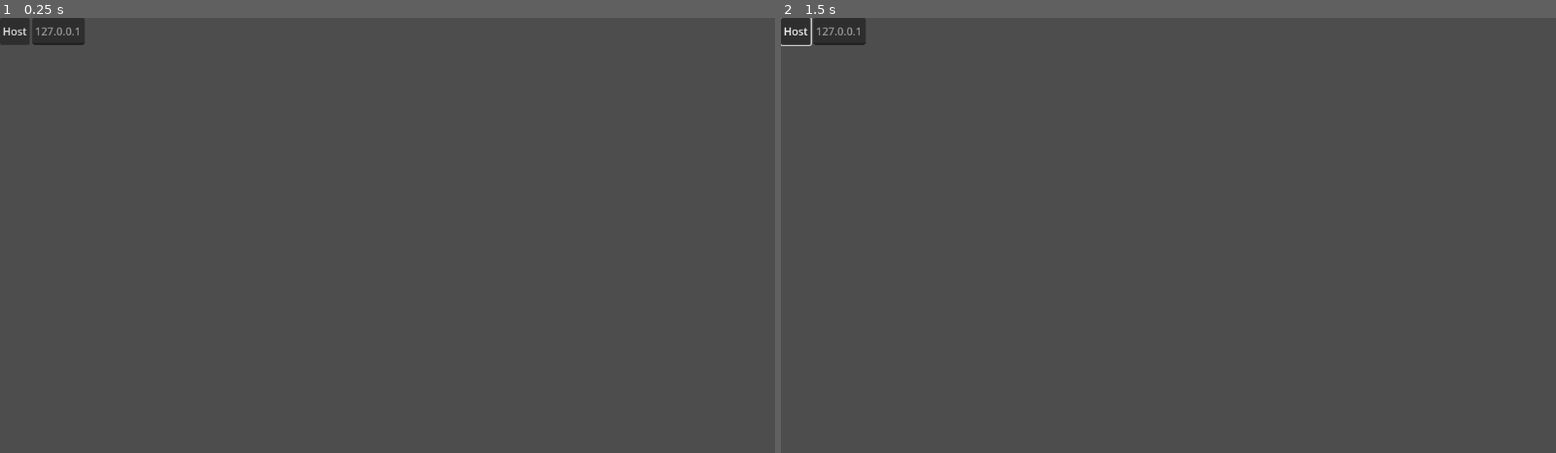
Above: before the commit, frames 1-2 (left to right).
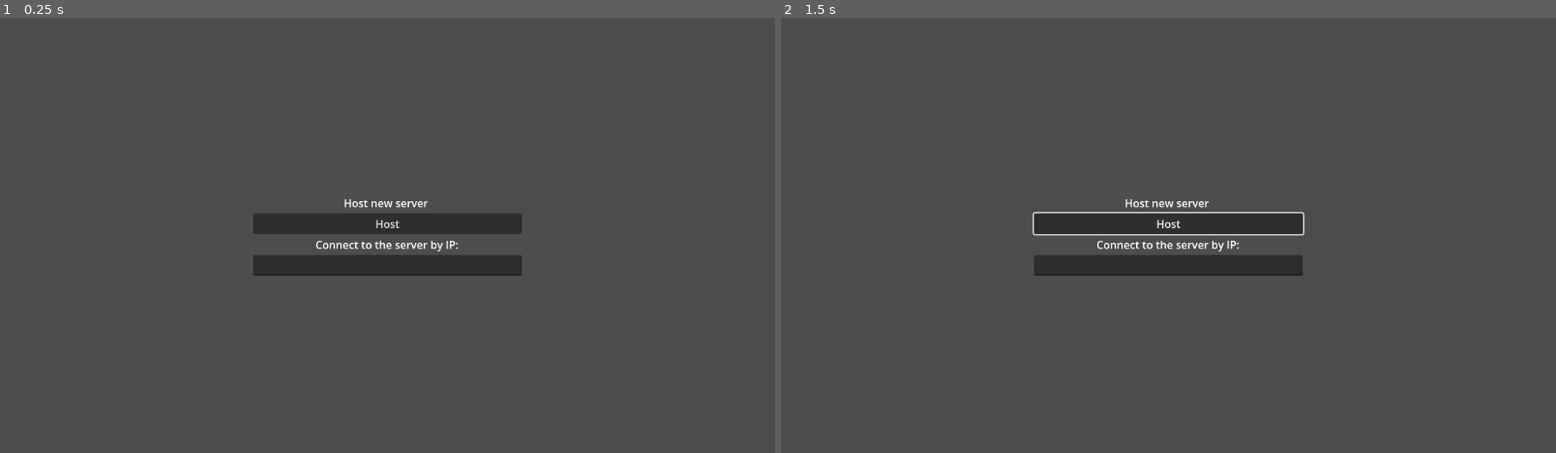
Above: after the commit, the same moments.

Repository: rshchekotov/MazeShiftMayhem
Game: Godot game, scene res://Scenes/main.tscn
Same seed, same stepped clock (60 frames per second), same inputs: the game is played once before the commit and once after it.
Inputs (mouse positions are in pixels of both pictures, inside the frame that each line leads up to):
- Up to frame 1 (0.25 s): no input
- Up to frame 2 (1.5 s): click "Host" at 0.5 s; move the mouse to (1339, 213) at 1.27 s; hold D (player_right) from 1.28 s (still down); click (1339, 213) at 1.42 s

The runs differ from the first frame. In frame 1, 4.1% of the frame differs, in the area x 0-68%, y 0-60%; in frame 2, 4.5%.

Commit message:
add structure to save and load player stettings
-saving last used IP adress as a in the ServerIP Script bound to the LineEdit component
-change the Host starting menu

Diff:
--- /dev/null
+++ b/SaveSystem/Saves/multiplayer_settings.json
@@ -0,0 +1 @@
+{"filename":"/root/Main/MultiplayerCore/UI_Connection_Setup/HBoxContainer/VBoxContainer/ServerIP","placeholder_text":""}
--- /dev/null
+++ b/SaveSystem/Scripts/ServerIP.gd
@@ -0,0 +1,5 @@
+extends LineEdit
+
+func save():
+	return {"filename": get_path(),
+			"placeholder_text": placeholder_text}
--- a/Scenes/multiplayer_core.tscn
+++ b/Scenes/multiplayer_core.tscn
@@ -1,6 +1,7 @@
-[gd_scene load_steps=2 format=3 uid="uid://c40m48xtaats7"]
+[gd_scene load_steps=3 format=3 uid="uid://c40m48xtaats7"]
 
 [ext_resource type="Script" path="res://Scripts/multiplayer_core.gd" id="1_5ckvb"]
+[ext_resource type="Script" path="res://SaveSystem/Scripts/ServerIP.gd" id="2_g2rbe"]
 
 [node name="MultiplayerCore" type="Node"]
 process_mode = 3
@@ -22,28 +23,62 @@
 spawn_path = NodePath("../Level")
 spawn_limit = 1
 
-[node name="UI" type="Control" parent="."]
+[node name="UI_Connection_Setup" type="Control" parent="."]
 process_mode = 3
 layout_mode = 3
-anchors_preset = 0
-offset_right = 40.0
-offset_bottom = 40.0
+anchors_preset = 15
+anchor_right = 1.0
+anchor_bottom = 1.0
+grow_horizontal = 2
+grow_vertical = 2
 mouse_filter = 2
 
-[node name="HBoxContainer" type="HBoxContainer" parent="UI"]
-layout_mode = 0
-offset_right = 40.0
-offset_bottom = 40.0
+[node name="HBoxContainer" type="HBoxContainer" parent="UI_Connection_Setup"]
+layout_mode = 1
+anchors_preset = 15
+anchor_right = 1.0
+anchor_bottom = 1.0
+grow_horizontal = 2
+grow_vertical = 2
 mouse_filter = 2
+alignment = 1
 
-[node name="Host" type="Button" parent="UI/HBoxContainer"]
+[node name="-------------" type="Panel" parent="UI_Connection_Setup/HBoxContainer"]
+modulate = Color(1, 1, 1, 0)
+layout_mode = 2
+size_flags_horizontal = 3
+
+[node name="VBoxContainer" type="VBoxContainer" parent="UI_Connection_Setup/HBoxContainer"]
+custom_minimum_size = Vector2(400, 0)
+layout_mode = 2
+size_flags_horizontal = 3
+mouse_filter = 2
+alignment = 1
+
+[node name="Host_Creation_Text" type="Label" parent="UI_Connection_Setup/HBoxContainer/VBoxContainer"]
+layout_mode = 2
+text = "Host new server "
+horizontal_alignment = 1
+
+[node name="Host" type="Button" parent="UI_Connection_Setup/HBoxContainer/VBoxContainer"]
 layout_mode = 2
 text = "Host"
 
-[node name="ServerIP" type="LineEdit" parent="UI/HBoxContainer"]
+[node name="Label2" type="Label" parent="UI_Connection_Setup/HBoxContainer/VBoxContainer"]
 layout_mode = 2
-placeholder_text = "127.0.0.1"
+text = "Connect to the server by IP:
+"
+horizontal_alignment = 1
+
+[node name="ServerIP" type="LineEdit" parent="UI_Connection_Setup/HBoxContainer/VBoxContainer" groups=["multiplayer_settings"]]
+layout_mode = 2
 expand_to_text_length = true
+script = ExtResource("2_g2rbe")
 
-[connection signal="pressed" from="UI/HBoxContainer/Host" to="." method="_on_host_pressed"]
-[connection signal="text_submitted" from="UI/HBoxContainer/ServerIP" to="." method="_on_server_ip_text_submitted"]
+[node name="-------------2" type="Panel" parent="UI_Connection_Setup/HBoxContainer"]
+modulate = Color(1, 1, 1, 0)
+layout_mode = 2
+size_flags_horizontal = 3
+
+[connection signal="pressed" from="UI_Connection_Setup/HBoxContainer/VBoxContainer/Host" to="." method="_on_host_pressed"]
+[connection signal="text_submitted" from="UI_Connection_Setup/HBoxContainer/VBoxContainer/ServerIP" to="." method="_on_server_ip_text_submitted"]
--- a/Scripts/multiplayer_core.gd
+++ b/Scripts/multiplayer_core.gd
@@ -1,21 +1,33 @@
 extends Node
+
+#this is the main script for the game
 
 const PORT = 7000
 const DEFAULT_LEVEL = "res://Scenes/map.tscn"
-const DEFAULT_IP_ADRESS = "127.0.0.1"
+var default_IP_adress = "127.0.0.1"
 var peer
 
 const SPAWN_DISPERSION_RADIUS = 3
 const Player = preload("res://Scenes/multi_player.tscn")
 
-@onready var UI = $UI
+@onready var UI_Connection_Setup = $UI_Connection_Setup
 @onready var Level_Files = $Level
 @onready var Player_Files = $Players
+@onready var Default_IP_Setup = $UI_Connection_Setup/HBoxContainer/VBoxContainer/ServerIP
 
 func _ready():
+	load_multiplayer_settings()
+	default_IP_adress = Default_IP_Setup.placeholder_text
 	get_tree().paused = true
 	peer = ENetMultiplayerPeer.new()
 
+func get_ip():
+	if OS.has_feature("windows"):
+		if OS.get_environment("COMPUTERNAME"):
+			return IP.resolve_hostname(str(OS.get_environment("COMPUTERNAME")),1)
+	else:
+		if OS.get_environment("HOSTNAME"):
+			return IP.resolve_hostname(str(OS.get_environment("HOSTNAME")),1)
 
 func _on_host_pressed():
 	# Start as server
@@ -26,20 +38,19 @@
 	multiplayer.multiplayer_peer = peer
 	start_game()
 
-
 func _on_server_ip_text_submitted(txt):
-	print("hi")
 	if txt == "":
-		txt = DEFAULT_IP_ADRESS
+		txt = default_IP_adress
 	peer.create_client(txt, PORT)
 	if peer.get_connection_status() == MultiplayerPeer.CONNECTION_DISCONNECTED:
 		print("Failed to start multiplayer client")
 		return
 	multiplayer.multiplayer_peer = peer
+	save_multiplayer_settings()
 	start_game()
 
 func start_game():
-	UI.hide()
+	UI_Connection_Setup.hide()
 	get_tree().paused = false
 	if multiplayer.is_server():
 		multiplayer.multiplayer_peer = peer
@@ -67,3 +78,30 @@
 	if not Player_Files.has_node(str(id)):
 		return
 	Player_Files.get_node(str(id)).queue_free()
+
+func save_multiplayer_settings():
+	var save_settings = FileAccess.open("res://SaveSystem/Saves/multiplayer_settings.json", FileAccess.WRITE)
+	var save_nodes = get_tree().get_nodes_in_group("multiplayer_settings")
+	for node in save_nodes:
+		if !node.has_method("save"):
+			continue
+		var node_data = node.call("save")
+
+		var json_string = JSON.stringify(node_data)
+		save_settings.store_line(json_string)
+
+func load_multiplayer_settings():
+	if not FileAccess.file_exists("res://SaveSystem/Saves/multiplayer_settings.json"):
+		return
+	var save_nades = FileAccess.open("res://SaveSystem/Saves/multiplayer_settings.json", FileAccess.READ)
+	while save_nades.get_position() < save_nades.get_length():
+		var json_string = save_nades.get_line()
+		var json = JSON.new()
+		var parse_result = json.parse(json_string)
+		if not parse_result == OK: continue
+
+		# Get the data from the JSON object
+		var node_data = json.get_data()
+		for i in node_data.keys():
+			if i == "filename": continue
+			get_node(node_data["filename"]).set(i, node_data[i])
Not shown, added: SaveSystem/Saves/multiplayer_settings.save
